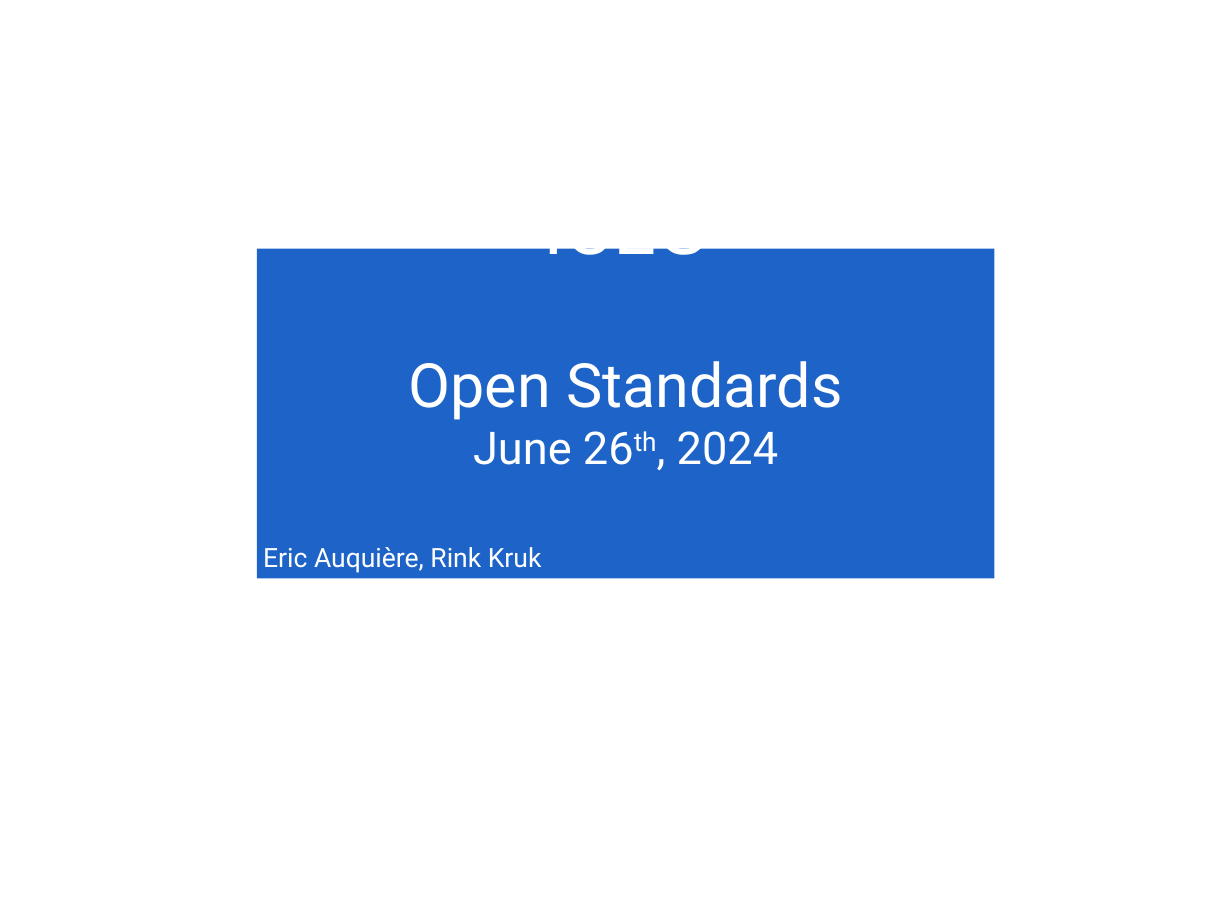
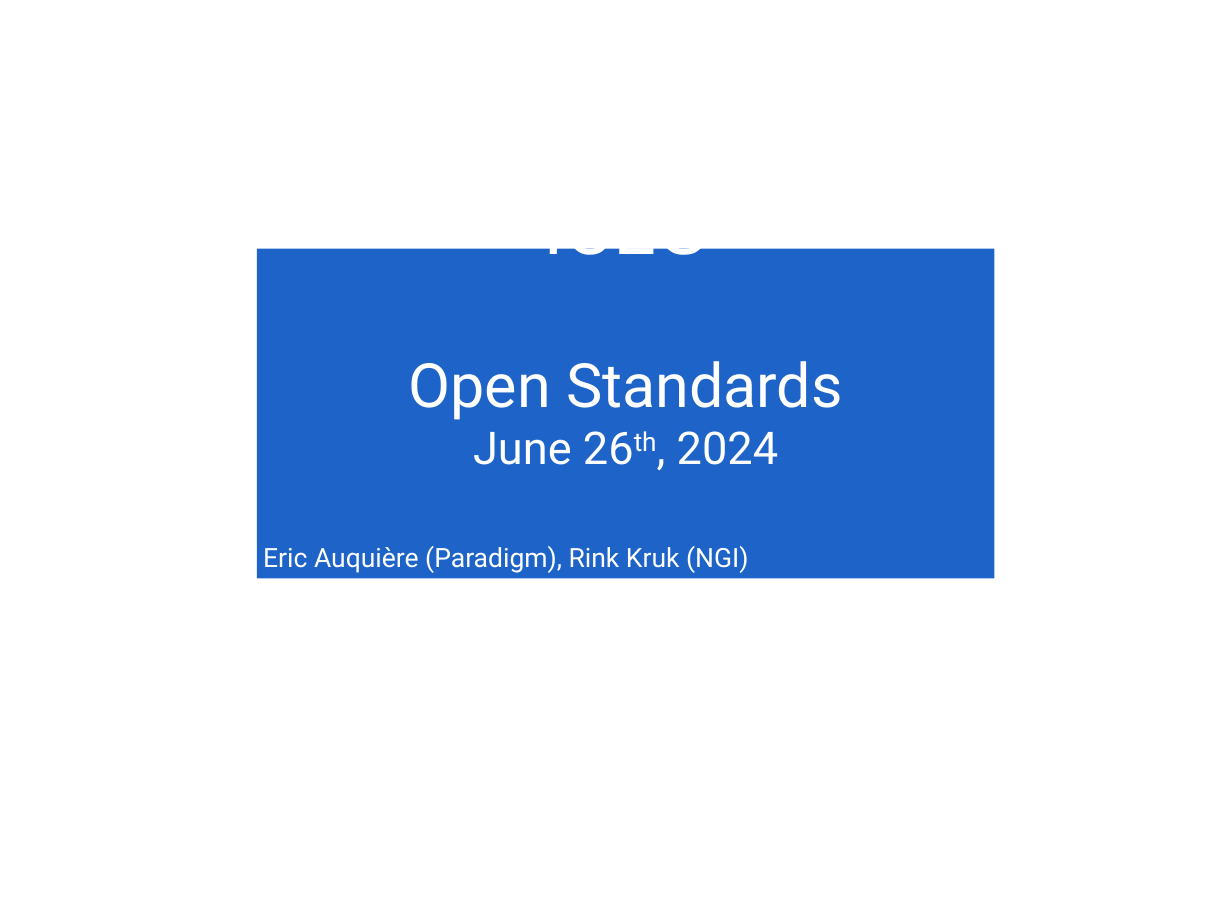
Before and after one commit to belgif/review, a slide deck: slide 1 of Meetings/2024-06-12/ICEG_standardisation_20240626.pptx. Drawn at 1232x924 pixels with LibreOffice and Linux fonts; fonts in the diff are those of the drawing; background and template pictures are left out. Boxes give left, top, right and bottom in pixels: in the first picture for what was removed or moved away, otherwise in the second. Text is boxed around its words. In the diff, an @@ line names an element or a change of style, - is before the commit and + after.

```diff
--- a/Meetings/2024-06-12/ICEG_standardisation_20240626.pptx
+++ b/Meetings/2024-06-12/ICEG_standardisation_20240626.pptx
@@ text in rectangle at <box>263,546,748,573</box>: text changed @@
-Eric Auquière, Rink Kruk
+Eric Auquière (Paradigm), Rink Kruk (NGI)
```
Also in this commit, not shown: 2 other slides changed.
